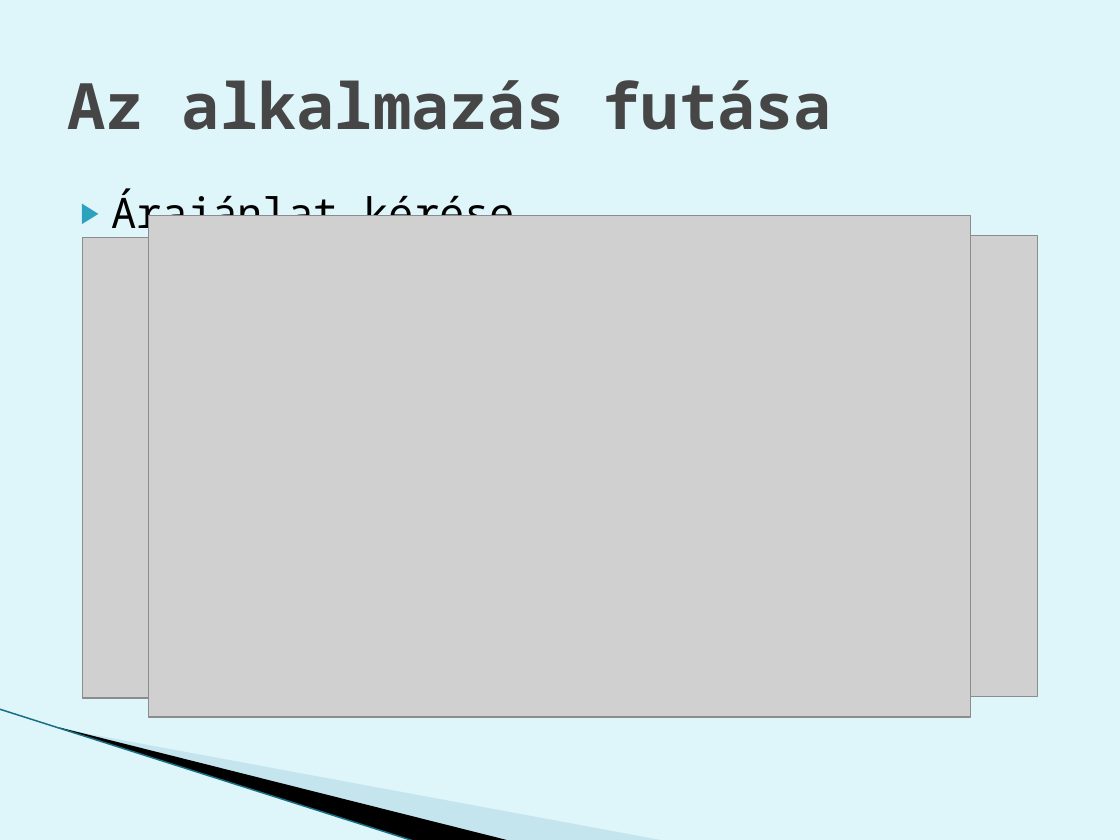
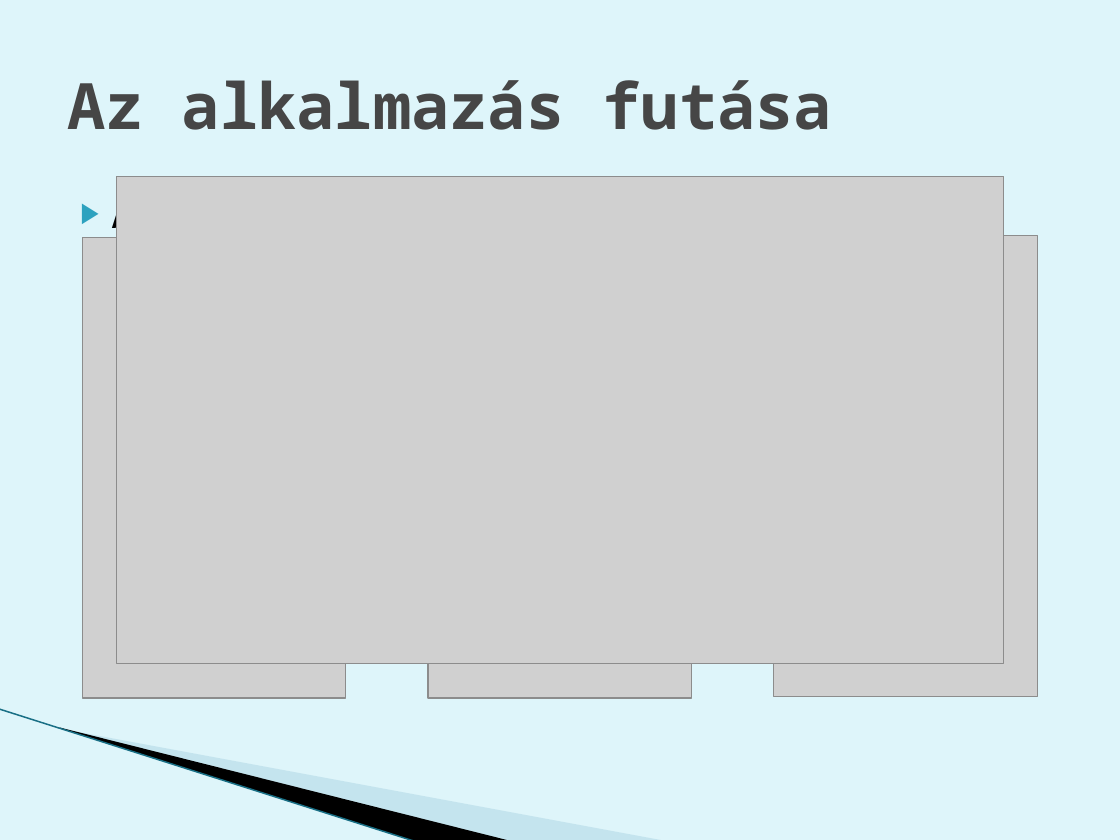
Before and after one commit to abafalvib/Projektlabor, a slide deck: slide 13 of projektlab.pptx. Drawn at 1120x840 pixels with LibreOffice and Linux fonts; fonts in the diff are those of the drawing; grey boxes stand for pictures; background and template pictures are left out. Boxes give left, top, right and bottom in pixels: in the first picture for what was removed or moved away, otherwise in the second. Text is boxed around its words. In the diff, an @@ line names an element or a change of style, - is before the commit and + after.

```diff
--- a/projektlab.pptx
+++ b/projektlab.pptx
@@ picture: place and size @@
-picture at <box>149,215,971,717</box>
+picture at <box>116,176,1005,663</box>
@@ picture added at <box>428,237,691,698</box> @@
```
Also in this commit, not shown: 1 other slide changed, 1 other file.
